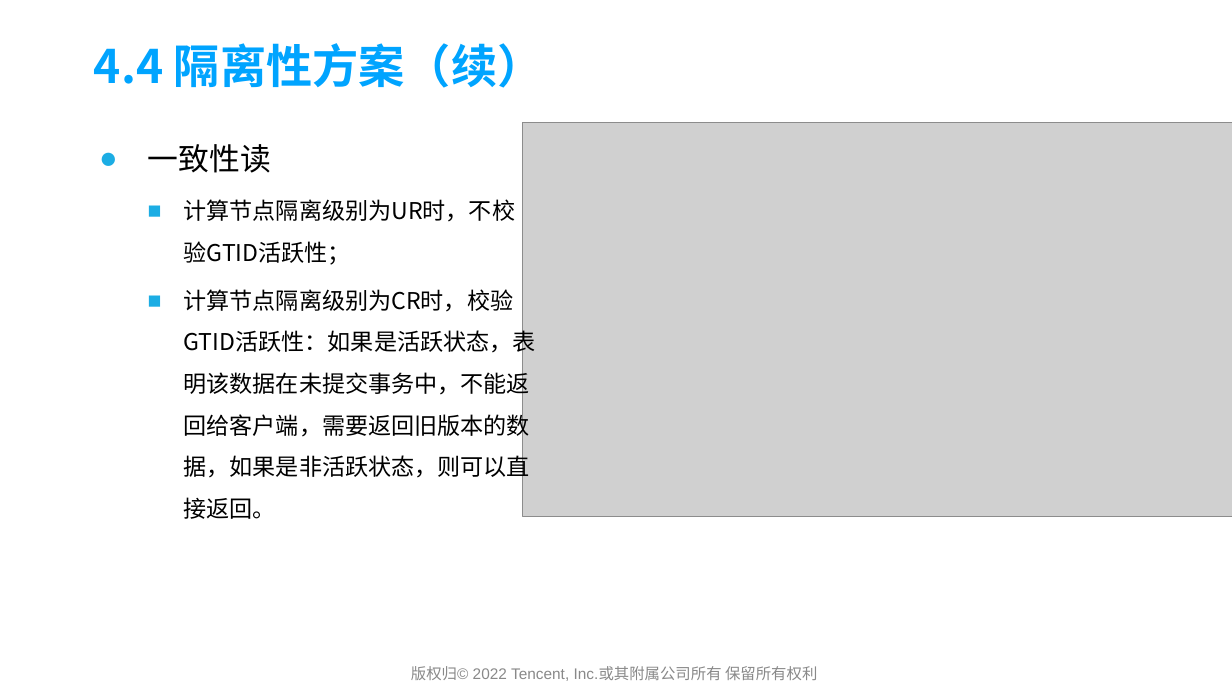
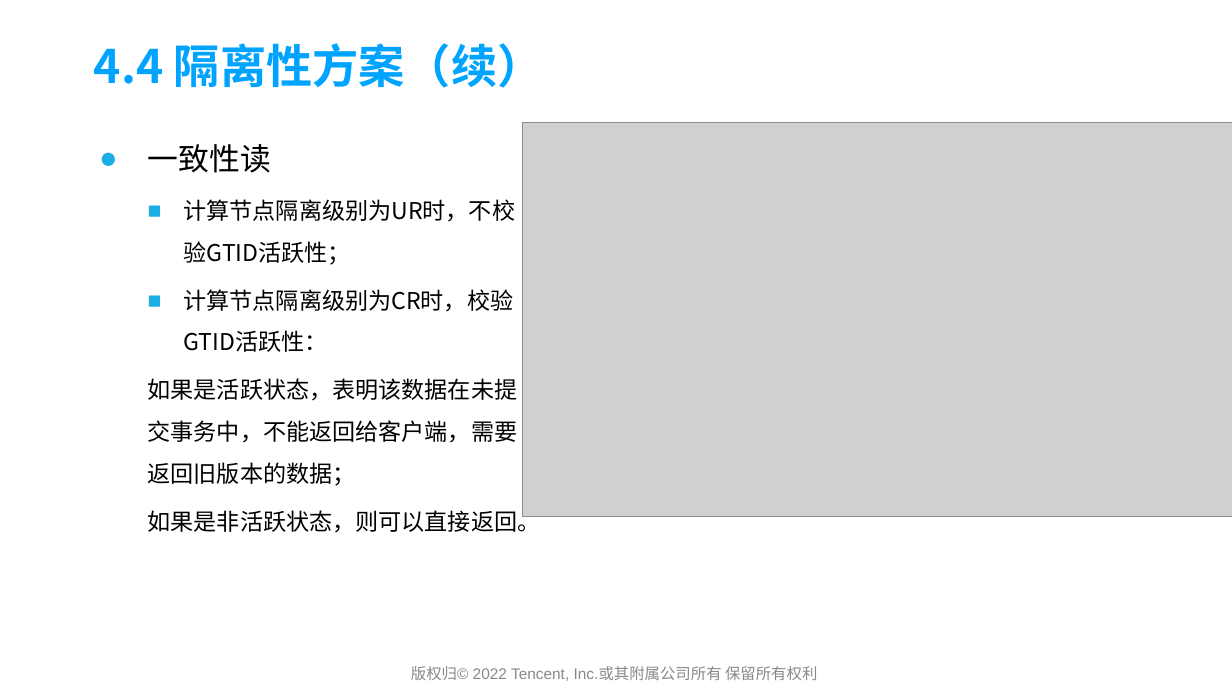
Before and after one commit to yedushusheng/mysql-learning, a slide deck: slide 32 of 28. OLTP/GoldenDB产品简介及架构解析.pptx (slide 27 before the commit). Drawn at 1232x693 pixels with LibreOffice and Linux fonts; fonts in the diff are those of the drawing; grey boxes stand for pictures; background and template pictures are left out. Boxes give left, top, right and bottom in pixels: in the first picture for what was removed or moved away, otherwise in the second. Text is boxed around its words. In the diff, an @@ line names an element or a change of style, - is before the commit and + after.

```diff
--- a/28. OLTP/GoldenDB产品简介及架构解析.pptx
+++ b/28. OLTP/GoldenDB产品简介及架构解析.pptx
@@ text at box(148, 289, 541, 533): text changed @@
-  ■ 计算节点隔离级别为CR时，校验GTID活跃性：如果是活跃状态，表明该数据在未提交事务中，不能返回给客户端，需要返回旧版本的数据，如果是非活跃状态，则可以直接返回。
+  ■ 计算节点隔离级别为CR时，校验GTID活跃性：
+  如果是活跃状态，表明该数据在未提交事务中，不能返回给客户端，需要返回旧版本的数据；
+  如果是非活跃状态，则可以直接返回。
```
Also in this commit, not shown: 9 other slides changed, 8 slides added.
